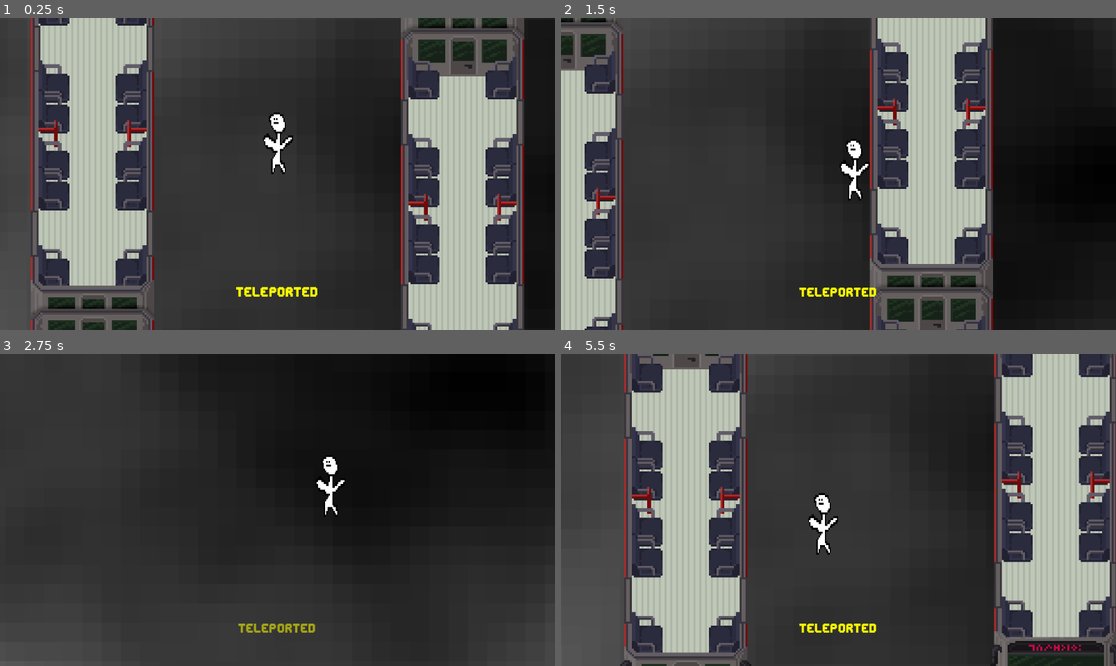
Above: before the commit, frames 1-4 (two rows, left to right).
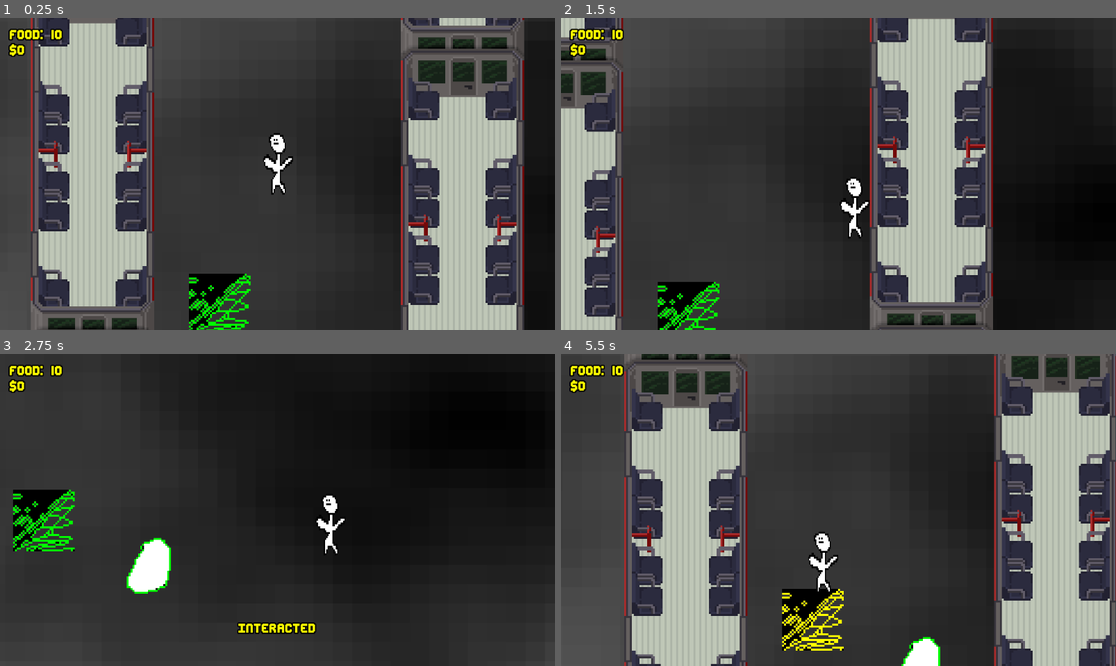
Above: after the commit, the same moments.

Repository: Tejty/ticketless
Game: Godot game, scene res://scenes/game.tscn
Two runs of this game, one before a commit and one after it. Both use one fixed random seed, a clock stepped at 60 frames per second and the inputs below.
Inputs:
- Up to frame 1 (0.25 s): no input
- Up to frame 2 (1.5 s): hold D (right) 0.53-1.28 s; tap E (interact) at 0.6, 1.35 s; hold S (down) from 1.28 s (still down)
- Up to frame 3 (2.75 s): release S (down) at 2.03 s; hold D (right) from 2.03 s (still down); tap E (interact) at 2.1 s
- Up to frame 4 (5.5 s): release D (right) at 2.78 s; hold W (up) 2.78-3.53 s; tap E (interact) every 0.75 s from 2.85 to 5.1 s; hold A (left) 3.53-5.03 s; hold S (down) from 5.03 s (still down)

The runs differ from the first frame. In frame 1, 19% of the frame differs, in the area x 1-95%, y 0-100%; in frame 2, 19%; in frame 3, 4.1%; in frame 4, 26%, in the area x 1-100%, y 0-100%.

Commit message:
Hunger system and death

Diff:
--- a/scenes/game.tscn
+++ b/scenes/game.tscn
@@ -9,6 +9,11 @@
 [ext_resource type="Texture2D" uid="uid://dgdg5l4xfmpjf" path="res://assets/trains/train_up.png" id="6_0tnpc"]
 [ext_resource type="PackedScene" uid="uid://dd71yh7l71eun" path="res://scenes/ui/hud.tscn" id="6_p57ef"]
 [ext_resource type="Script" uid="uid://3x5qweeh7vtf" path="res://scripts/UiConnect.gd" id="7_u5sy4"]
+[ext_resource type="PackedScene" uid="uid://xklmfeyf23hf" path="res://scenes/ui/death_screen.tscn" id="9_trtic"]
+[ext_resource type="Texture2D" uid="uid://ce1e7744qri83" path="res://assets/placehoders/another.png" id="10_dinhu"]
+[ext_resource type="Script" uid="uid://c6syrxfnact1a" path="res://scripts/testing/thing.gd" id="11_kvuet"]
+[ext_resource type="Script" uid="uid://cmdgsseqwvkae" path="res://scripts/Interactable.gd" id="12_trtic"]
+[ext_resource type="Texture2D" uid="uid://cet07yppjeqvo" path="res://assets/placehoders/thing.png" id="13_kvuet"]
 
 [sub_resource type="FastNoiseLite" id="FastNoiseLite_lbhrr"]
 
@@ -17,6 +22,12 @@
 height = 1024
 noise = SubResource("FastNoiseLite_lbhrr")
 
+[sub_resource type="RectangleShape2D" id="RectangleShape2D_ir15t"]
+size = Vector2(50, 50)
+
+[sub_resource type="RectangleShape2D" id="RectangleShape2D_trtic"]
+size = Vector2(50, 50)
+
 [node name="Game" type="Node2D" unique_id=1182745371]
 
 [node name="Camera2D" type="Camera2D" parent="." unique_id=1271025770 node_paths=PackedStringArray("target")]
@@ -24,6 +35,7 @@
 script = ExtResource("1_yqjtg")
 target = NodePath("../Player")
 speed = 3.0
+offset_up = 20.0
 
 [node name="Player" parent="." unique_id=68021362 instance=ExtResource("2_lnu2h")]
 z_index = 10
@@ -83,7 +95,40 @@
 
 [node name="HUD" parent="." unique_id=906533914 instance=ExtResource("6_p57ef")]
 
+[node name="DeathScreen" parent="." unique_id=102386683 instance=ExtResource("9_trtic")]
+visible = false
+
 [node name="UiConnect" type="Node" parent="." unique_id=454832651]
 script = ExtResource("7_u5sy4")
 
+[node name="Sprite2D6" type="Sprite2D" parent="." unique_id=116862695]
+position = Vector2(-30, 57)
+texture = ExtResource("10_dinhu")
+script = ExtResource("11_kvuet")
+
+[node name="Interactable" type="Area2D" parent="Sprite2D6" unique_id=621808186 node_paths=PackedStringArray("outline_sprite")]
+script = ExtResource("12_trtic")
+outline_sprite = NodePath("..")
+metadata/_custom_type_script = "uid://cmdgsseqwvkae"
+
+[node name="CollisionShape2D" type="CollisionShape2D" parent="Sprite2D6/Interactable" unique_id=2141696105]
+shape = SubResource("RectangleShape2D_ir15t")
+
+[node name="Sprite2D4" type="Sprite2D" parent="." unique_id=899711409]
+position = Vector2(26, 81)
+texture = ExtResource("13_kvuet")
+script = ExtResource("11_kvuet")
+
+[node name="Interactable" type="Area2D" parent="Sprite2D4" unique_id=1730549310 node_paths=PackedStringArray("outline_sprite")]
+script = ExtResource("12_trtic")
+outline_sprite = NodePath("..")
+metadata/_custom_type_script = "uid://cmdgsseqwvkae"
+
+[node name="CollisionShape2D" type="CollisionShape2D" parent="Sprite2D4/Interactable" unique_id=523558842]
+shape = SubResource("RectangleShape2D_trtic")
+
+[connection signal="died" from="Player" to="DeathScreen" method="_on_player_died"]
 [connection signal="called_display_text" from="UiConnect" to="HUD" method="_on_ui_connect_called_display_text"]
+[connection signal="called_update_stats" from="UiConnect" to="HUD" method="_on_ui_connect_called_update_stats"]
+[connection signal="interacted" from="Sprite2D6/Interactable" to="Sprite2D6" method="_on_interacted"]
+[connection signal="interacted" from="Sprite2D4/Interactable" to="Sprite2D4" method="_on_interacted"]
--- a/scenes/player/player.tscn
+++ b/scenes/player/player.tscn
@@ -4,6 +4,7 @@
 [ext_resource type="Script" uid="uid://c4bwdcvsebyvl" path="res://scripts/Player.gd" id="1_lvxji"]
 [ext_resource type="Script" uid="uid://2tahwpceh1sb" path="res://scripts/InputComponent.gd" id="2_dovo2"]
 [ext_resource type="Script" uid="uid://ca6hvv8pw3nea" path="res://scripts/MovementComponent.gd" id="3_gmlin"]
+[ext_resource type="Script" uid="uid://63fm0fnkjuuo" path="res://scripts/StatsComponent.gd" id="5_p47bc"]
 
 [sub_resource type="CircleShape2D" id="CircleShape2D_lvxji"]
 radius = 8.0
@@ -30,8 +31,9 @@
 "speed": 5.0
 }]
 
-[node name="Player" type="CharacterBody2D" unique_id=68021362]
+[node name="Player" type="CharacterBody2D" unique_id=68021362 node_paths=PackedStringArray("stats")]
 script = ExtResource("1_lvxji")
+stats = NodePath("StatsComponent")
 
 [node name="CollisionShape2D" type="CollisionShape2D" parent="." unique_id=628486841]
 position = Vector2(0, -8)
@@ -53,3 +55,11 @@
 input = NodePath("../InputComponent")
 body = NodePath("..")
 metadata/_custom_type_script = "uid://ca6hvv8pw3nea"
+
+[node name="StatsComponent" type="Node" parent="." unique_id=692546771]
+script = ExtResource("5_p47bc")
+hunger_interval = 120.0
+metadata/_custom_type_script = "uid://63fm0fnkjuuo"
+
+[connection signal="died" from="." to="." method="_on_died"]
+[connection signal="starved" from="StatsComponent" to="." method="_on_stats_component_starved"]
--- /dev/null
+++ b/scenes/ui/death_screen.gd
@@ -0,0 +1,10 @@
+extends CanvasLayer
+
+@export var cause_label: Label
+
+func _ready() -> void:
+	hide()
+
+func _on_player_died(cause: String) -> void:
+	cause_label.text = cause
+	show()
--- /dev/null
+++ b/scenes/ui/death_screen.tscn
@@ -0,0 +1,54 @@
+[gd_scene format=3 uid="uid://xklmfeyf23hf"]
+
+[ext_resource type="FontFile" uid="uid://cj80woymlv6v2" path="res://assets/fonts/edit-undo/editundo.ttf" id="1_j0ehl"]
+[ext_resource type="Script" uid="uid://27iydkbup1py" path="res://scenes/ui/death_screen.gd" id="1_njuei"]
+
+[sub_resource type="GDScript" id="GDScript_j0ehl"]
+script/source = "extends Label
+"
+
+[node name="DeathScreen" type="CanvasLayer" unique_id=102386683 node_paths=PackedStringArray("cause_label")]
+script = ExtResource("1_njuei")
+cause_label = NodePath("CenterContainer/VBoxContainer/Cause")
+
+[node name="ColorRect" type="ColorRect" parent="." unique_id=223216576]
+anchors_preset = 15
+anchor_right = 1.0
+anchor_bottom = 1.0
+grow_horizontal = 2
+grow_vertical = 2
+color = Color(1, 0, 0, 0.19607843)
+
+[node name="CenterContainer" type="CenterContainer" parent="." unique_id=1987912486]
+anchors_preset = 15
+anchor_right = 1.0
+anchor_bottom = 1.0
+grow_horizontal = 2
+grow_vertical = 2
+
+[node name="VBoxContainer" type="VBoxContainer" parent="CenterContainer" unique_id=1963201334]
+layout_mode = 2
+
+[node name="Title" type="Label" parent="CenterContainer/VBoxContainer" unique_id=1786086032]
+layout_mode = 2
+theme_override_colors/font_color = Color(1, 0, 0, 1)
+theme_override_colors/font_outline_color = Color(0, 0, 0, 1)
+theme_override_constants/outline_size = 10
+theme_override_fonts/font = ExtResource("1_j0ehl")
+theme_override_font_sizes/font_size = 64
+text = "Game Over!"
+horizontal_alignment = 1
+vertical_alignment = 1
+script = SubResource("GDScript_j0ehl")
+
+[node name="Cause" type="Label" parent="CenterContainer/VBoxContainer" unique_id=1786225937]
+layout_mode = 2
+theme_override_colors/font_color = Color(1, 0, 0, 1)
+theme_override_colors/font_outline_color = Color(0, 0, 0, 1)
+theme_override_constants/outline_size = 10
+theme_override_fonts/font = ExtResource("1_j0ehl")
+theme_override_font_sizes/font_size = 24
+text = "You lost"
+horizontal_alignment = 1
+vertical_alignment = 1
+script = SubResource("GDScript_j0ehl")
--- a/scenes/ui/hud.tscn
+++ b/scenes/ui/hud.tscn
@@ -1,15 +1,16 @@
 [gd_scene format=3 uid="uid://dd71yh7l71eun"]
 
 [ext_resource type="FontFile" uid="uid://cj80woymlv6v2" path="res://assets/fonts/edit-undo/editundo.ttf" id="1_0mwgc"]
-[ext_resource type="Script" uid="uid://bgiykdxx24yei" path="res://scenes/ui/HUD.gd" id="1_hqnrr"]
+[ext_resource type="Script" uid="uid://bgiykdxx24yei" path="res://scripts/HUD.gd" id="1_hqnrr"]
 
 [sub_resource type="GDScript" id="GDScript_bo48s"]
 script/source = "extends Label
 "
 
-[node name="HUD" type="CanvasLayer" unique_id=906533914 node_paths=PackedStringArray("display_text")]
+[node name="HUD" type="CanvasLayer" unique_id=906533914 node_paths=PackedStringArray("display_text", "stats_text")]
 script = ExtResource("1_hqnrr")
-display_text = NodePath("MarginContainer/Label")
+display_text = NodePath("MarginContainer/Message")
+stats_text = NodePath("MarginContainer2/Stats")
 
 [node name="MarginContainer" type="MarginContainer" parent="." unique_id=1190832752]
 anchors_preset = 12
@@ -24,11 +25,34 @@
 theme_override_constants/margin_right = 20
 theme_override_constants/margin_bottom = 64
 
-[node name="Label" type="Label" parent="MarginContainer" unique_id=2115775621]
+[node name="Message" type="Label" parent="MarginContainer" unique_id=2115775621]
 layout_mode = 2
 theme_override_colors/font_color = Color(1, 1, 0, 1)
+theme_override_colors/font_outline_color = Color(0, 0, 0, 1)
+theme_override_constants/outline_size = 10
 theme_override_fonts/font = ExtResource("1_0mwgc")
 theme_override_font_sizes/font_size = 32
 horizontal_alignment = 1
 vertical_alignment = 1
 script = SubResource("GDScript_bo48s")
+
+[node name="MarginContainer2" type="MarginContainer" parent="." unique_id=1366868512]
+anchors_preset = 10
+anchor_right = 1.0
+offset_bottom = 113.0
+grow_horizontal = 2
+theme_override_constants/margin_left = 20
+theme_override_constants/margin_top = 20
+theme_override_constants/margin_right = 20
+theme_override_constants/margin_bottom = 64
+
+[node name="Stats" type="Label" parent="MarginContainer2" unique_id=264869476]
+layout_mode = 2
+theme_override_colors/font_color = Color(1, 1, 0, 1)
+theme_override_colors/font_outline_color = Color(0, 0, 0, 1)
+theme_override_constants/outline_size = 10
+theme_override_fonts/font = ExtResource("1_0mwgc")
+theme_override_font_sizes/font_size = 32
+text = "Food: 10/10
+$0"
+script = SubResource("GDScript_bo48s")
--- a/scripts/Camera.gd
+++ b/scripts/Camera.gd
@@ -2,6 +2,7 @@
 
 @export var target: Node2D
 @export var speed: float = 1
+@export var offset_up: float = 100.0
 
 var _prev_parent: Node
 var _prev_parent_pos: Vector2
@@ -24,4 +25,4 @@
 	_prev_parent_pos = parent_pos
 
 	# Smoothly lerp for the player's own input-driven movement.
-	position += (target.global_position - position) * delta * speed
+	position += (target.global_position - Vector2(0, offset_up) - position) * delta * speed
--- a/scenes/ui/HUD.gd
+++ b/scripts/HUD.gd
@@ -1,6 +1,7 @@
 extends CanvasLayer
 
 @export var display_text: Label
+@export var stats_text: Label
 
 var _tween: Tween
 
@@ -15,3 +16,7 @@
 	_tween.tween_property(display_text, "theme_override_font_sizes/font_size", 32, 0.2)
 	_tween.tween_interval(2.0)
 	_tween.tween_property(display_text, "modulate:a", 0.0, 1.0)
+
+
+func _on_ui_connect_called_update_stats(text: String) -> void:
+	stats_text.text = text
--- a/scripts/MovementComponent.gd
+++ b/scripts/MovementComponent.gd
@@ -6,5 +6,7 @@
 @export var speed: int = 100
 
 func _physics_process(delta: float) -> void:
+	if body is Player:
+		if body.dead: return
 	body.velocity = input.direction * speed
 	body.move_and_slide()
--- a/scripts/Player.gd
+++ b/scripts/Player.gd
@@ -2,12 +2,17 @@
 
 var _nearby: Array[Interactable] = []
 var _closest: Interactable = null
+@export var stats: StatsComponent
+var dead := false
+
+signal died(cause: String)
 
 func _ready() -> void:
 	# TODO proper animation system
 	$AnimatedSprite2D.play("idle")
 
 func _physics_process(_delta: float) -> void:
+	if dead: return
 	_update_closest()
 	if Input.is_action_just_pressed("interact") and _closest:
 		_closest.interact(self)
@@ -38,3 +43,11 @@
 	_closest = new_closest
 	if _closest:
 		_closest.select()
+
+func _on_stats_component_starved() -> void:
+	emit_signal("died", "You starved to death")
+
+
+func _on_died(cause: String) -> void:
+	dead = true
+	UiConnector.instance.update_stats("Dead")
--- /dev/null
+++ b/scripts/StatsComponent.gd
@@ -0,0 +1,34 @@
+class_name StatsComponent extends Node
+
+var money: float
+var food: int
+@export var max_food: int = 10
+
+signal starved
+
+@export var hunger_interval := 0.5
+var accumulator := 0.0
+
+func update_stats():
+	UiConnector.instance.update_stats("Food: %d\n$%d" % [food, money])
+
+func _ready() -> void:
+	food = max_food
+	call_deferred("update_stats")
+
+func eat(value: int):
+	food = min(food + value, max_food)
+	update_stats()
+
+func starve(value: int):
+	food = max(food - value, 0)
+	if food <= 0:
+		emit_signal("starved")
+		return
+	update_stats()
+
+func _physics_process(delta: float) -> void:
+	accumulator += delta
+	while accumulator >= hunger_interval:
+		accumulator -= hunger_interval
+		starve(1)
--- a/scripts/Train.gd
+++ b/scripts/Train.gd
@@ -39,9 +39,10 @@
 func _process(_delta: float) -> void:
 	# Boarding: Area2D overlap works normally for bodies not yet reparented.
 	for body: Node2D in $Area2D.get_overlapping_bodies():
-		if body not in _passengers:
-			_passengers[body] = body.get_parent()
-			body.reparent(self, true)
+		if body == self or body in _passengers:
+			continue
+		_passengers[body] = body.get_parent()
+		body.reparent(self, true)
 
 	# Deboarding: once reparented, the body vanishes from get_overlapping_bodies(),
 	# so check bounds manually instead. The body's position is now local to the train.
@@ -81,7 +82,6 @@
 
 	if (offset - _prev_offset) * direction > 0:
 		teleported.emit()
-		UiConnector.instance.display_text("Teleported")
 	_prev_offset = offset
 
 	global_position = Vector2(rail_x, StationManager.instance.get_world_y(vp - offset))
--- a/scripts/UiConnect.gd
+++ b/scripts/UiConnect.gd
@@ -3,9 +3,13 @@
 static var instance: UiConnector
 
 signal called_display_text(text: String)
+signal called_update_stats(text: String)
 
 func _ready() -> void:
 	instance = self
 
 func display_text(text: String):
 	emit_signal("called_display_text", text)
+
+func update_stats(stats: String):
+	emit_signal("called_update_stats", stats)
--- a/scripts/testing/thing.gd
+++ b/scripts/testing/thing.gd
@@ -2,3 +2,6 @@
 
 func _on_interacted(by: Variant) -> void:
 	rotate(PI/2)
+	UiConnector.instance.display_text("Interacted")
+	if by is Player:
+		by.stats.eat(3)
Not shown, added: scenes/ui/death_screen.gd.uid
Renamed: scenes/ui/HUD.gd.uid -> scripts/HUD.gd.uid
Not shown, added: scripts/StatsComponent.gd.uid
